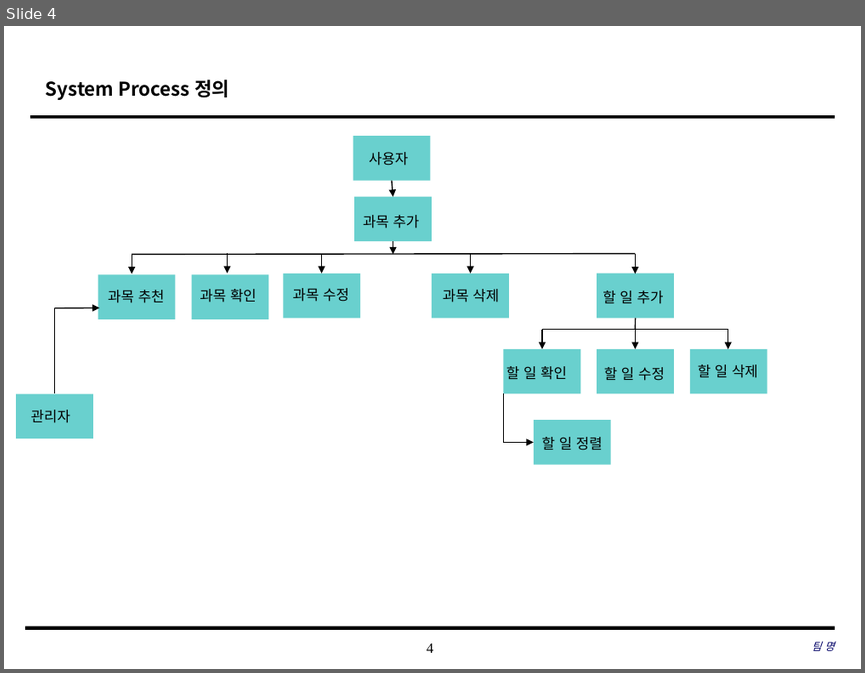
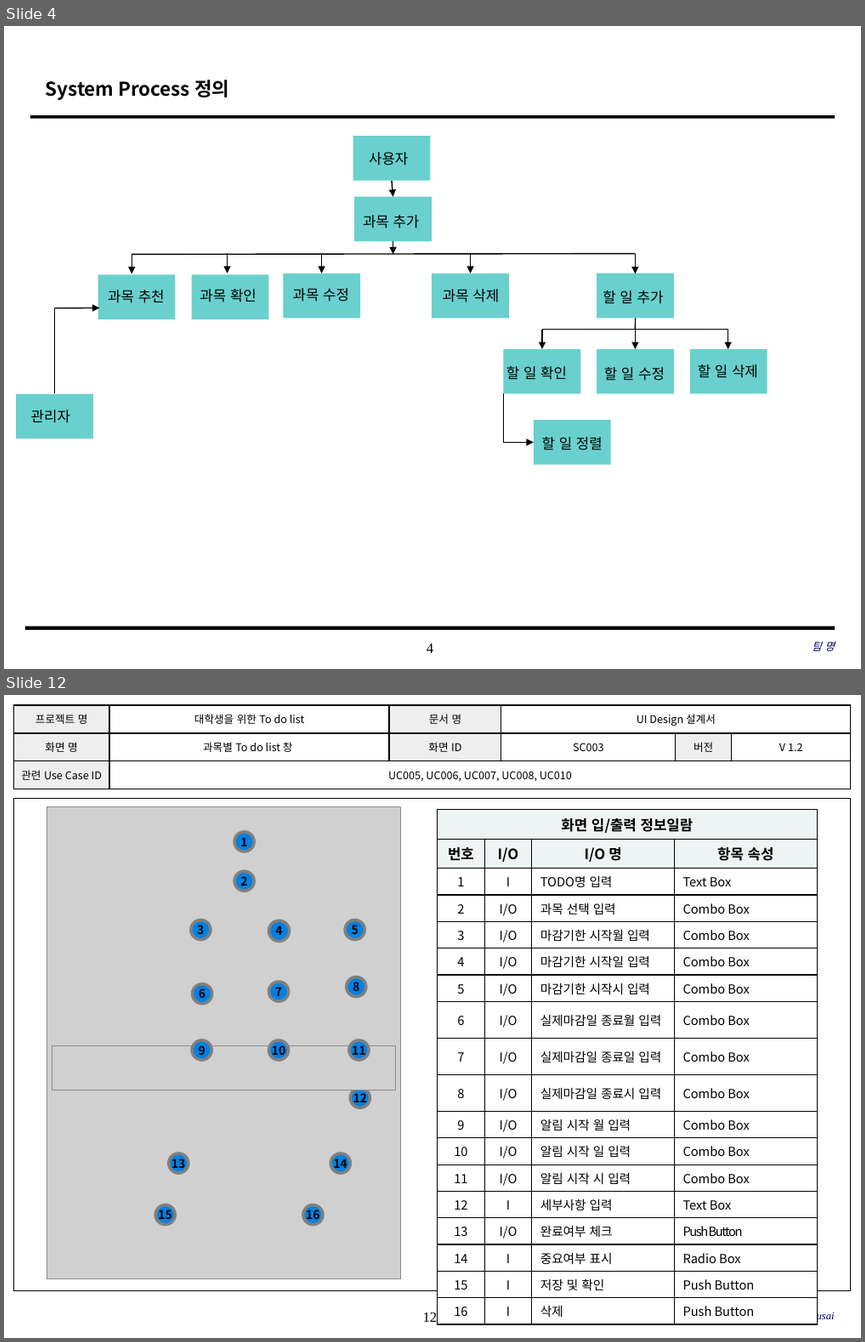
Before and after one commit to SE-admin/SE2017_2_mousai, a slide deck: doc/3_ 설계서/UI Design Template.pptx. Shown one above the other, each under a label of ours: slide 4 before the commit, slides 4 and 12 after it; the slides between them are not shown. The pictures are 865x673 and 865x1342 pixels, drawn with LibreOffice and Linux fonts; fonts in the diff are those of the drawing; grey boxes stand for pictures; background and template pictures are left out. Boxes give left, top, right and bottom in pixels: in the first picture for what was removed or moved away, otherwise in the second. Text is boxed around its words. In the diff, an @@ line names an element or a change of style, - is before the commit and + after.

Commit message:
유아이다이어그램 20170525_01_최소영(확인만함 수정x)

```diff
--- a/doc/3_ 설계서/UI Design Template.pptx
+++ b/doc/3_ 설계서/UI Design Template.pptx
@@ slide 12 added at box(4, 695, 861, 1338), background #FFFFFF; not listed: 1 template element that a slide beside it also shows @@
@@ table added at box(13, 705, 850, 789), 3 rows, 6 columns @@
+프로젝트 명 | 대학생을 위한 To do list | 문서 명 | UI Design 설계서 |  | 
+화면 명 | 과목별 To do list 창 | 화면 ID | SC003 | 버전 | V 1.2
+관련 Use Case ID | UC005, UC006, UC007, UC008, UC010 |  |  |  | 
@@ rectangle added at box(13, 798, 851, 1291), outline #000000 0.75 pt @@
@@ picture added at box(46, 807, 402, 1279) @@
@@ table added at box(438, 810, 817, 1320), 18 rows, 4 columns @@
+화면 입/출력 정보일람 |  |  | 
+번호 | I/O | I/O 명 | 항목 속성
+1 | I | TODO명 입력 | Text Box
+2 | I/O | 과목 선택 입력 | Combo Box
+3 | I/O | 마감기한 시작월 입력 | Combo Box
+4 | I/O | 마감기한 시작일 입력 | Combo Box
+5 | I/O | 마감기한 시작시 입력 | Combo Box
+6 | I/O | 실제마감일 종료월 입력 | Combo Box
+7 | I/O | 실제마감일 종료일 입력 | Combo Box
+8 | I/O | 실제마감일 종료시 입력 | Combo Box
+9 | I/O | 알림 시작 월 입력 | Combo Box
+10 | I/O | 알림 시작 일 입력 | Combo Box
+11 | I/O | 알림 시작 시 입력 | Combo Box
+12 | I | 세부사항 입력 | Text Box
+13 | I/O | 완료여부 체크 | Push Button
+14 | I | 중요여부 표시 | Radio Box
+15 | I | 저장 및 확인 | Push Button
+16 | I | 삭제 | Push Button
@@ ellipse added at box(234, 832, 254, 851), fill #0081E2, outline #808080 2.5 pt, 10 pt, text #000000, bold @@
+1
@@ ellipse added at box(234, 871, 254, 891), fill #0081E2, outline #808080 2.5 pt, 10 pt, text #000000, bold @@
+2
@@ ellipse added at box(191, 919, 211, 939), fill #0081E2, outline #808080 2.5 pt, 10 pt, text #000000, bold @@
+3
@@ ellipse added at box(268, 920, 290, 941), fill #0081E2, outline #808080 2.5 pt, 10 pt, text #000000, bold @@
+4
@@ ellipse added at box(345, 919, 364, 939), fill #0081E2, outline #808080 2.5 pt, 10 pt, text #000000, bold @@
+5
@@ ellipse added at box(193, 984, 212, 1004), fill #0081E2, outline #808080 2.5 pt, 10 pt, text #000000, bold @@
+6
@@ ellipse added at box(268, 981, 289, 1001), fill #0081E2, outline #808080 2.5 pt, 10 pt, text #000000, bold @@
+7
@@ ellipse added at box(346, 977, 365, 997), fill #0081E2, outline #808080 2.5 pt, 10 pt, text #000000, bold @@
+8
@@ picture added at box(52, 1045, 395, 1089) @@
@@ ellipse added at box(192, 1040, 211, 1060), fill #0081E2, outline #808080 2.5 pt, 10 pt, text #000000, bold @@
+9
@@ ellipse added at box(268, 1040, 289, 1060), fill #0081E2, outline #808080 2.5 pt, 10 pt, text #000000, bold @@
+10
@@ ellipse added at box(349, 1040, 369, 1060), fill #0081E2, outline #808080 2.5 pt, 10 pt, text #000000, bold @@
+11
@@ ellipse added at box(350, 1089, 370, 1108), fill #0081E2, outline #808080 2.5 pt, 10 pt, text #000000, bold @@
+12
@@ ellipse added at box(169, 1153, 188, 1173), fill #0081E2, outline #808080 2.5 pt, 10 pt, text #000000, bold @@
+13
@@ ellipse added at box(330, 1153, 350, 1173), fill #0081E2, outline #808080 2.5 pt, 10 pt, text #000000, bold @@
+14
@@ ellipse added at box(155, 1205, 176, 1225), fill #0081E2, outline #808080 2.5 pt, 10 pt, text #000000, bold @@
+15
@@ ellipse added at box(303, 1205, 323, 1225), fill #0081E2, outline #808080 2.5 pt, 10 pt, text #000000, bold @@
+16
@@ text added at box(802, 1310, 834, 1321), 9 pt, text #000066, italic @@
+Mousai
```
Also in this commit, not shown: 4 slides changed, 13 other slides added.
